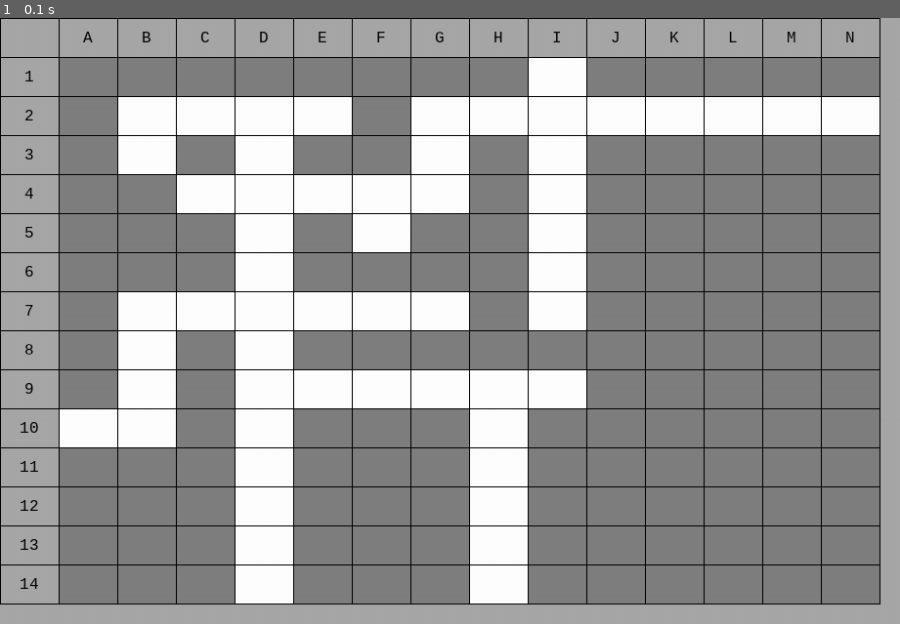
Above: before the commit, frame 1.
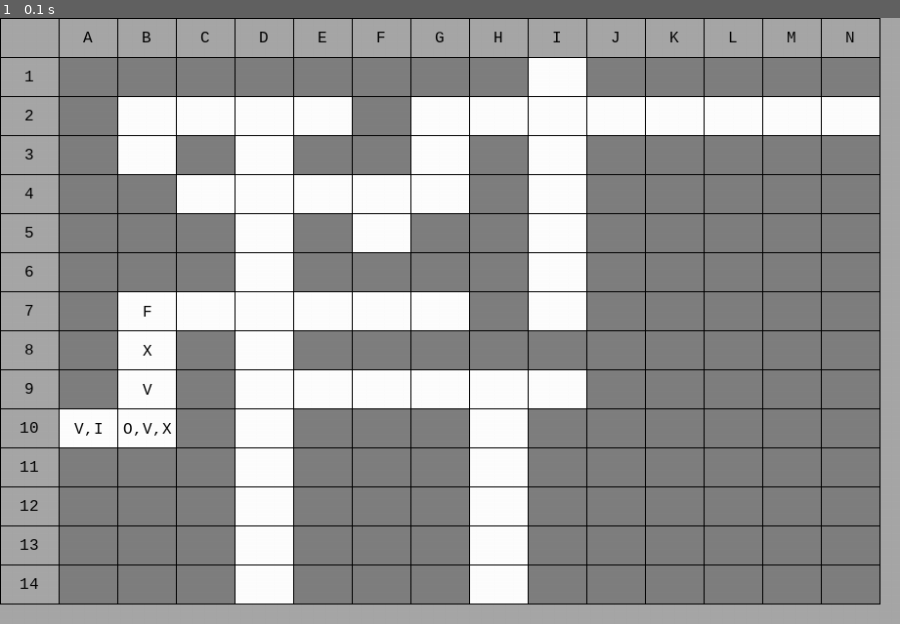
Above: after the commit, the same moment.

Repository: Edwin00821/FIA
Game: pygame game, started from agents-lab/main.py
The game is run twice, just before and just after one commit, with the same random seed, the same clock (stepped at 60 frames per second) and the same inputs.
Inputs:
- Up to frame 1 (0.1 s): no input

The runs differ from the first frame. In frame 1, less than 0.1% of the frame differs, in the area x 8-19%, y 47-69%.

Commit message:
feat(practice-1): implement cell marking system with visual rendering
Add comprehensive cell annotation system for agent path tracking:

Core Components:
- Add CellMark Flag enum (INITIAL, CURRENT, VISITED, DECISION, FINAL) supporting multiple simultaneous marks
- Extend Cell class with marking functionality (add_mark, remove_mark, has_mark, clear_marks)
- Add mark validation to ensure only passable cells can be marked
- Enhance Cell display methods to include mark information

Visual Rendering System:
- Add MarksRenderer class with specialized mark visualization
- Implement position-aware rendering for 1-3 simultaneous marks per cell
- Integrate MarksRenderer into MapRenderer rendering pipeline

Diff:
--- a/agents-lab/src/app/application.py
+++ b/agents-lab/src/app/application.py
@@ -65,12 +65,31 @@
 
             self.coordinate_system = CoordinateSystem(self._config_manager)
 
+            self._add_demo_marks()
+
             print("\nMotor de aplicación inicializado correctamente\n")
             return True
 
         except Exception as e:
             print(f"Error inicializando motor de aplicación: {e}")
             return False
+
+    def _add_demo_marks(self) -> None:
+        from src.core.cell import CellMark
+
+        self.current_map.grid[9][0].add_mark(CellMark.INITIAL)
+        self.current_map.grid[9][0].add_mark(CellMark.VISITED)
+
+        self.current_map.grid[9][1].add_mark(CellMark.VISITED)
+        self.current_map.grid[9][1].add_mark(CellMark.DECISION)
+        self.current_map.grid[9][1].add_mark(CellMark.CURRENT)
+
+        self.current_map.grid[8][1].add_mark(CellMark.VISITED)
+
+        self.current_map.grid[7][1].add_mark(CellMark.CURRENT)
+
+        self.current_map.grid[6][1].add_mark(CellMark.FINAL)
+
 
     def _setup_event_handlers(self) -> None:
         """Configura los handlers del bus de eventos."""
--- a/agents-lab/src/app/rendering/map_renderer.py
+++ b/agents-lab/src/app/rendering/map_renderer.py
@@ -9,6 +9,7 @@
 from .header_renderer import HeaderRenderer
 from .grid_renderer import GridRenderer
 from .terrain_renderer import TerrainRenderer
+from .marks_renderer import MarksRenderer
 
 
 class MapRenderer:
@@ -32,9 +33,13 @@
         self.config_manager = config_manager
 
         self.header_renderer = HeaderRenderer(graphics_engine, config_manager)
+
         self.grid_renderer = GridRenderer(graphics_engine, config_manager)
+
         self.terrain_renderer = TerrainRenderer(
             graphics_engine, config_manager)
+
+        self.marks_renderer = MarksRenderer(graphics_engine, config_manager)
 
     def render_map(self, map_obj: Map) -> None:
         """
@@ -48,6 +53,7 @@
         self.header_renderer.render(map_obj)
         self.grid_renderer.render(map_obj)
         self.terrain_renderer.render(map_obj)
+        self.marks_renderer.render(map_obj)
 
         self.gfx.present()
 
--- /dev/null
+++ b/agents-lab/src/app/rendering/marks_renderer.py
@@ -0,0 +1,59 @@
+from src.core.map import Map
+from src.core.cell import Cell
+
+from src.app.config.config_manager import ConfigManager
+from src.app.engines.graphics_engine import IGraphicsEngine
+
+from .base_renderer import BaseRenderer
+
+
+class MarksRenderer(BaseRenderer):
+    """
+    Renderizador especializado para las marcas de las celdas.
+
+    Se encarga únicamente de dibujar las marcas superpuestas
+    sobre el terreno de las celdas.
+    """
+
+    def __init__(self, graphics_engine: IGraphicsEngine, config_manager: ConfigManager):
+        """
+        Inicializa el renderizador de marcas.
+
+        Args:
+            graphics_engine: Motor gráfico para operaciones de renderizado
+            config_manager: Gestor de configuración de visualización
+        """
+        self.gfx = graphics_engine
+        self.config_manager = config_manager
+        self.disp = config_manager.display
+
+    def render(self, map_obj: Map) -> None:
+        """
+        Renderiza las marcas de todas las celdas del mapa.
+
+        Args:
+            map_obj: El mapa a renderizar
+        """
+        for row in range(map_obj.rows):
+            for col in range(map_obj.cols):
+                cell = map_obj.grid[row][col]
+                if cell.marks:
+                    self._draw_cell_marks(cell, row, col)
+
+    def _draw_cell_marks(self, cell: Cell, row: int, col: int) -> None:
+        """
+        Dibuja las marcas de una celda específica.
+
+        Args:
+            cell: Celda con las marcas
+            row: Fila de la celda
+            col: Columna de la celda
+        """
+        x, y = self._cell_position(row, col)
+        cell_width, cell_height = self._cell_size()
+
+        center_x = x + cell_width // 2
+        center_y = y + cell_height // 2
+
+        self.gfx.draw_text(cell.get_marks_display(), center_x,
+                           center_y, self.disp.COLOR_TEXT)
--- a/agents-lab/src/core/cell.py
+++ b/agents-lab/src/core/cell.py
@@ -1,4 +1,5 @@
-from enum import Enum
+from enum import Enum, Flag
+from typing import Set
 
 
 class TerrainType(Enum):
@@ -36,6 +37,20 @@
         raise ValueError(f"Valor de terreno desconocido: {value}")
 
 
+class CellMark(Flag):
+    """
+    Marcas que pueden aplicarse a una celda del mapa.
+
+    Usa Flag para permitir combinaciones de marcas simultáneas.
+    """
+    NONE = 0
+    INITIAL = 1      # I: Punto inicial
+    CURRENT = 2      # X: Posición actual
+    VISITED = 4      # V: Visitado
+    DECISION = 8     # O: Punto de decisión
+    FINAL = 16       # F: Punto final
+
+
 class Cell:
     """
     Celda individual del mapa que almacena el tipo de terreno.
@@ -58,6 +73,7 @@
             raise TypeError("terrain debe ser una instancia de TerrainType")
 
         self.terrain = terrain
+        self.marks: Set[CellMark] = set()
 
     def is_passable(self) -> bool:
         """
@@ -68,7 +84,6 @@
         """
         return self.terrain != TerrainType.WALL
 
-
     def get_display_info(self) -> str:
         """
         Obtiene información formateada para mostrar al usuario.
@@ -77,7 +92,90 @@
             String con información legible sobre la celda
         """
         passable_status = "transitable" if self.is_passable() else "no transitable"
-        return f"{self.terrain.name.lower()} ({passable_status})"
+        base_info = f"{self.terrain.name.lower()} ({passable_status})"
+
+        if self.marks:
+            marks_display = self.get_marks_display()
+            base_info += f" - Marcas: {marks_display}"
+
+        return base_info
+
+    def add_mark(self, mark: CellMark) -> bool:
+        """
+        Agrega una marca a la celda si es transitable.
+
+        Args:
+            mark: Marca a agregar
+
+        Returns:
+            bool: True si se pudo agregar la marca
+        """
+        if not self.is_passable():
+            return False
+
+        if mark != CellMark.NONE:
+            self.marks.add(mark)
+        return True
+
+    def remove_mark(self, mark: CellMark) -> bool:
+        """
+        Remueve una marca de la celda.
+
+        Args:
+            mark: Marca a remover
+
+        Returns:
+            bool: True si la marca existía y se removió
+        """
+        if mark in self.marks:
+            self.marks.remove(mark)
+            return True
+        return False
+
+    def has_mark(self, mark: CellMark) -> bool:
+        """
+        Verifica si la celda tiene una marca específica.
+
+        Args:
+            mark: Marca a verificar
+
+        Returns:
+            bool: True si la celda tiene la marca
+        """
+        return mark in self.marks
+
+    def clear_marks(self) -> None:
+        """Limpia todas las marcas de la celda."""
+        self.marks.clear()
+
+    def get_marks_count(self) -> int:
+        """
+        Obtiene el número de marcas en la celda.
+
+        Returns:
+            int: Cantidad de marcas activas
+        """
+        return len(self.marks)
+
+    def get_marks_display(self) -> str:
+        """
+        Obtiene una representación visual de las marcas.
+
+        Returns:
+            str: Marcas concatenadas para mostrar
+        """
+        mark_symbols = {
+            CellMark.INITIAL: 'I',
+            CellMark.CURRENT: 'X',
+            CellMark.VISITED: 'V',
+            CellMark.DECISION: 'O',
+            CellMark.FINAL: 'F'
+        }
+
+        symbols = [mark_symbols[mark]
+                   for mark in self.marks if mark in mark_symbols]
+
+        return ','.join(symbols)
 
     def __eq__(self, other) -> bool:
         """Verifica igualdad con otra celda."""
